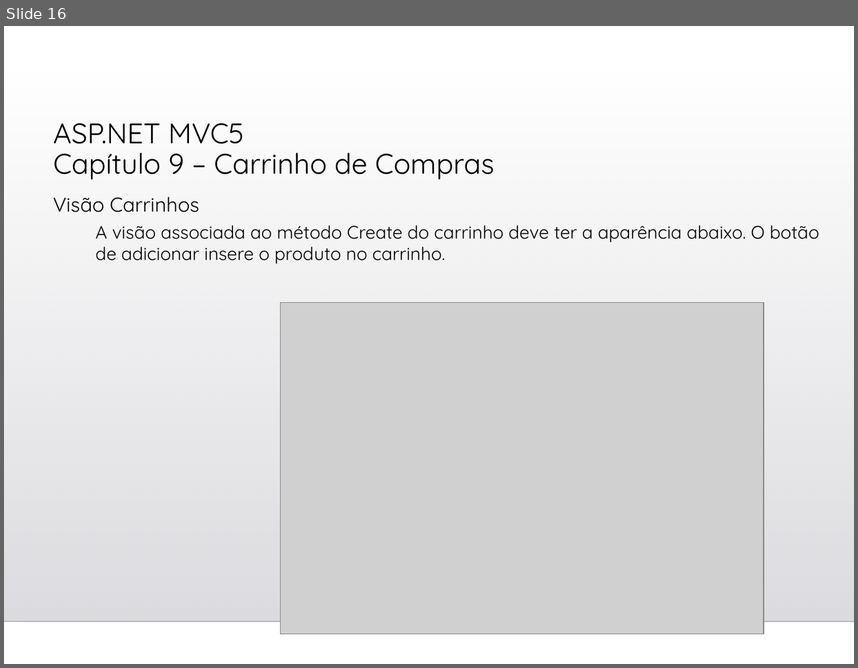
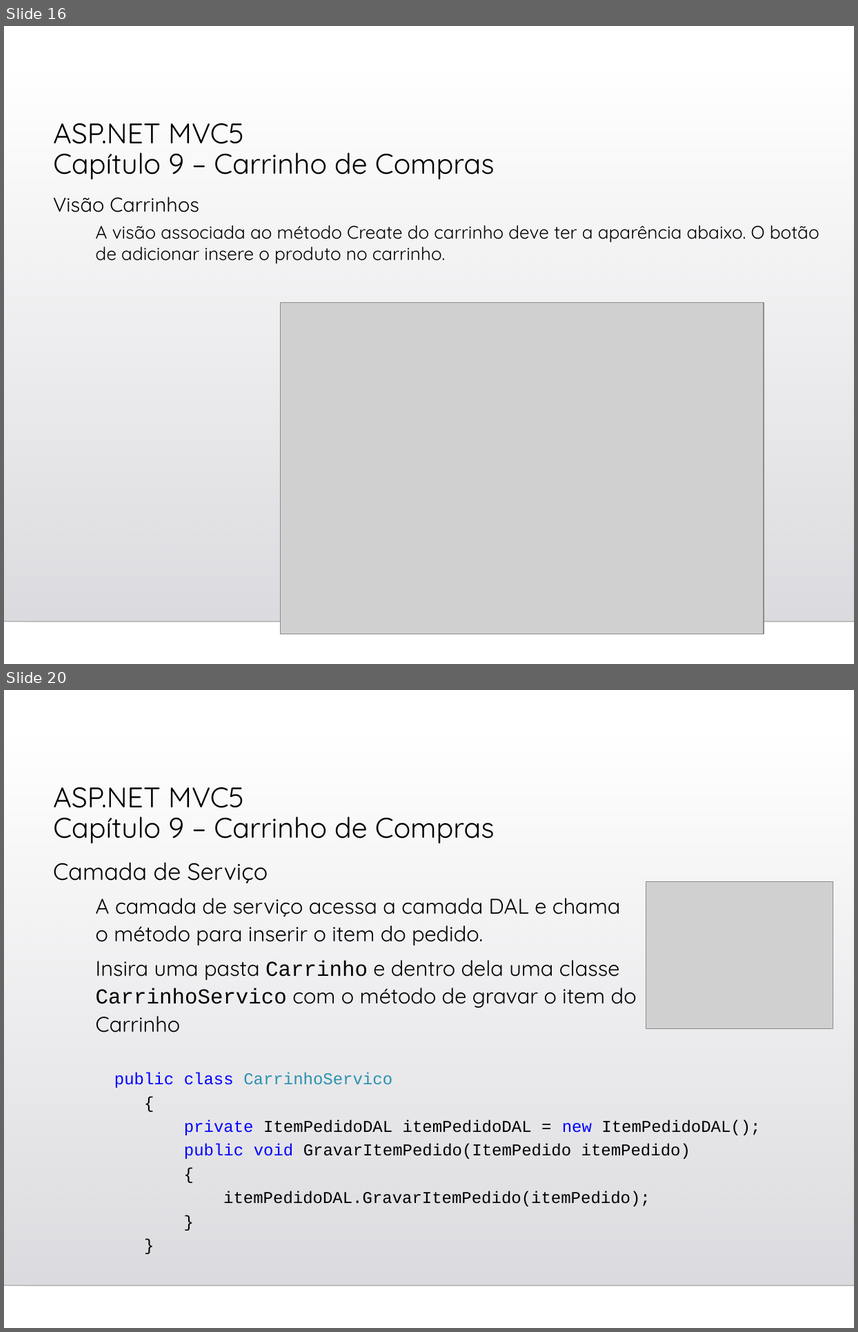
Before and after one commit to gasilvabr/ProjetoWeb2023, a slide deck: Cap09-Carrinho de Compras.ppt. Shown one above the other, each under a label of ours: slide 16 before the commit, slides 16 and 20 after it; the slides between them are not shown. The pictures are 858x668 and 858x1332 pixels, drawn with LibreOffice and Linux fonts; fonts in the diff are those of the drawing; grey boxes stand for pictures; background and template pictures are left out. Boxes give left, top, right and bottom in pixels: in the first picture for what was removed or moved away, otherwise in the second. Text is boxed around its words. In the diff, an @@ line names an element or a change of style, - is before the commit and + after.

```diff
--- a/Cap09-Carrinho de Compras.ppt
+++ b/Cap09-Carrinho de Compras.ppt
@@ slide 20 added at (x1=4, y1=690, x2=854, y2=1328), background picture (left out); not listed: 2 template elements that a slide beside it also shows @@
@@ title added at (x1=53, y1=787, x2=495, y2=843), 24 pt, text #000000 @@
+ASP.NET MVC5
+Capítulo 9 – Carrinho de Compras
@@ text added at (x1=53, y1=862, x2=637, y2=1032), 18 pt, text #000000 @@
+Camada de Serviço
+  A camada de serviço acessa a camada DAL e chama o método para inserir o item do pedido.
+  Insira uma pasta Carrinho e dentro dela uma classe CarrinhoServico com o método de gravar o item do Carrinho
@@ picture added at (x1=646, y1=881, x2=833, y2=1028) @@
@@ text added at (x1=114, y1=1072, x2=760, y2=1206), 14 pt, text #000000 @@
+public class CarrinhoServico
+{
+private ItemPedidoDAL itemPedidoDAL = new ItemPedidoDAL();
+public void GravarItemPedido(ItemPedido itemPedido)
+{
+itemPedidoDAL.GravarItemPedido(itemPedido);
+}
+}
```
Also in this commit, not shown: 8 other slides added, 2 other files.
